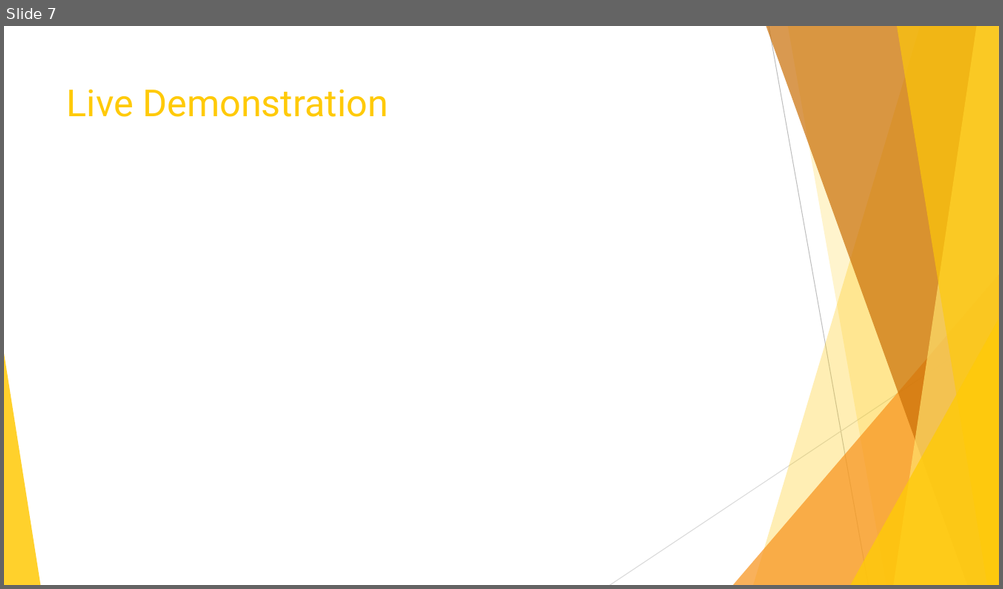
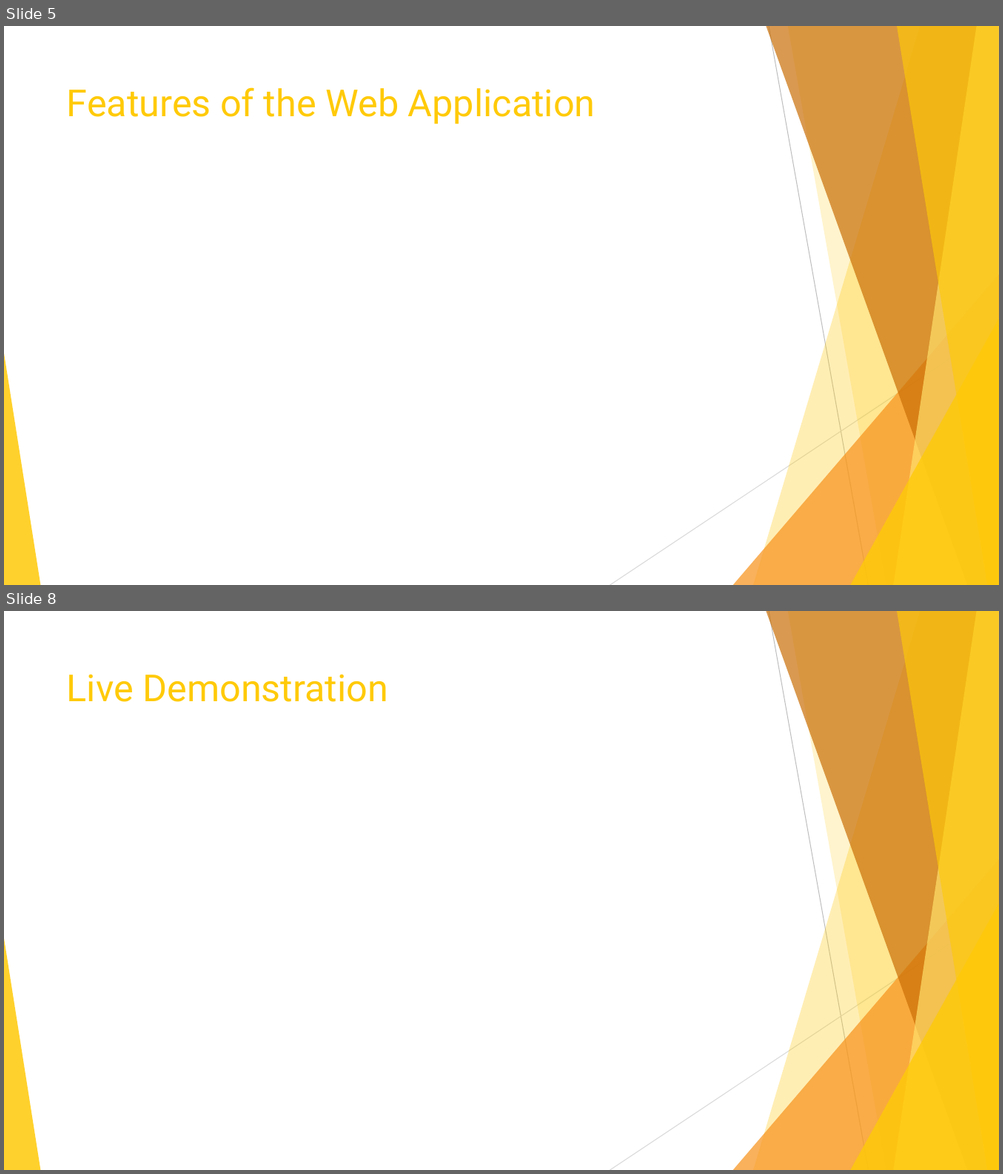
Before and after one commit to Ishitanarsiker/WAD2_GroupProject, a slide deck: Presentation.pptx. Shown one above the other, each under a label of ours: slide 7 before the commit, slides 5 and 8 after it; the slides between them are not shown. The pictures are 1003x589 and 1003x1174 pixels, drawn with LibreOffice and Linux fonts; fonts in the diff are those of the drawing. Boxes give left, top, right and bottom in pixels: in the first picture for what was removed or moved away, otherwise in the second. Text is boxed around its words. In the diff, an @@ line names an element or a change of style, - is before the commit and + after.

```diff
--- a/Presentation.pptx
+++ b/Presentation.pptx
@@ slide 5 added at (4, 26, 999, 585), background #FFFFFF; not listed: 10 template elements that a slide beside it also shows @@
@@ title added at (67, 87, 595, 124), 36 pt, text #FFCA08 @@
+Features of the Web Application
@@ what was slide 7 is now slide 8 @@
```
Also in this commit, not shown: 4 slides changed, 3 other slides added, 2 slides removed, 2 other files.
